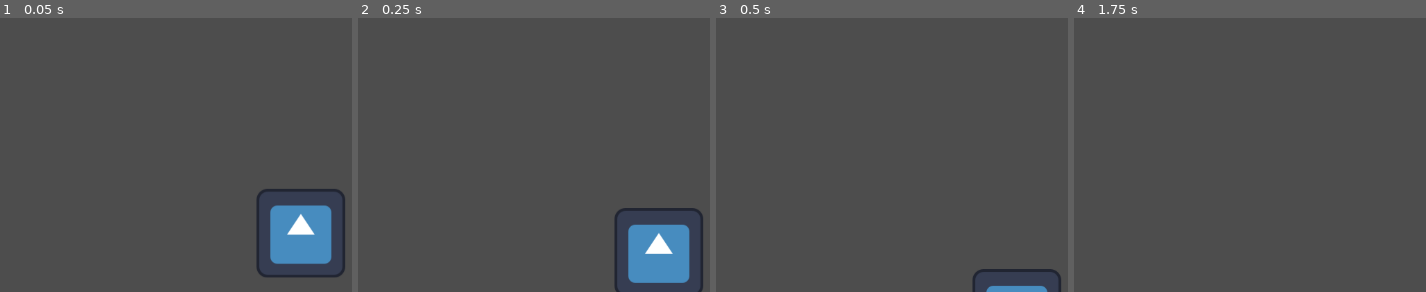
Above: before the commit, frames 1-4 (left to right).
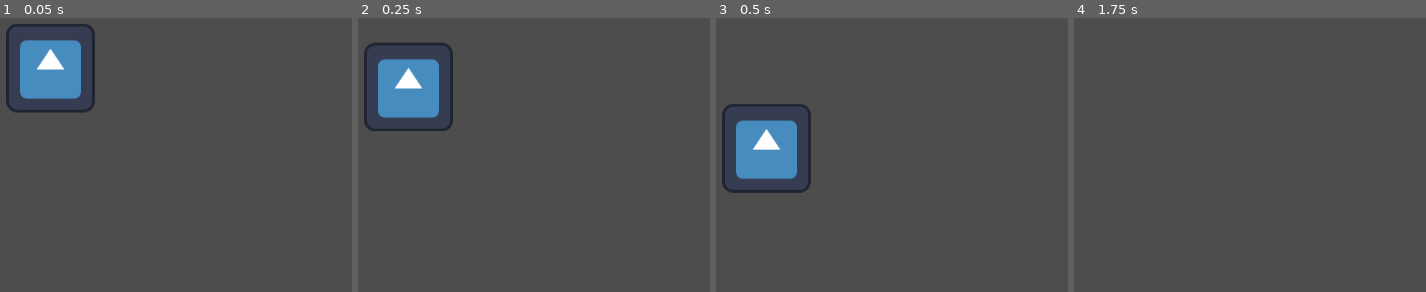
Above: after the commit, the same moments.

Repository: MikalMica/Mascarada-to-wapa
Game: Godot game, scene res://Scenes/Objects/enemy.tscn
The game is run twice, just before and just after one commit, with the same random seed, the same clock (stepped at 60 frames per second) and the same inputs. The project has no main scene, so this scene is started directly. The engine's default icon, where the game draws it, is replaced by a stand-in: a white triangle on a blue panel in a dark square.
Inputs:
- Up to frame 1 (0.05 s): no input
- Up to frame 2 (0.25 s): no input
- Up to frame 3 (0.5 s): no input
- Up to frame 4 (1.75 s): hold Right (Right) 0.53-1.28 s; hold E (default_mask) 0.53-1.28 s; tap Enter at 1.25 s; hold Down (Down) from 1.28 s (still down); tap R (object_mask) at 1.35 s

The runs differ from the first frame. In frame 1, 9.6% of the frame differs, in the area x 1-99%, y 2-95%; in frame 2, 9.3%; in frame 3, 5.6%; in frame 4, nothing differs.

Commit message:
actualizado enemigo

Diff:
--- a/MascaradaToWapa/Scenes/Objects/enemy.tscn
+++ b/MascaradaToWapa/Scenes/Objects/enemy.tscn
@@ -53,8 +53,6 @@
 curve = SubResource("Curve2D_dqui2")
 
 [node name="PathFollow2D" type="PathFollow2D" parent="." unique_id=733210764]
-position = Vector2(360.9695, 238.44261)
-progress = 432.6132
 rotates = false
 
 [node name="RigidBody2D" type="RigidBody2D" parent="PathFollow2D" unique_id=371129700]
@@ -68,3 +66,10 @@
 
 [node name="AnimationPlayer" type="AnimationPlayer" parent="PathFollow2D/RigidBody2D" unique_id=1913990509]
 libraries/ = SubResource("AnimationLibrary_qmp1y")
+
+[node name="Area2D" type="Area2D" parent="PathFollow2D/RigidBody2D" unique_id=724788736]
+collision_layer = 2
+
+[node name="CollisionShape2D" type="CollisionShape2D" parent="PathFollow2D/RigidBody2D/Area2D" unique_id=1827544268]
+position = Vector2(0, -0.5)
+shape = SubResource("RectangleShape2D_ggdqk")
